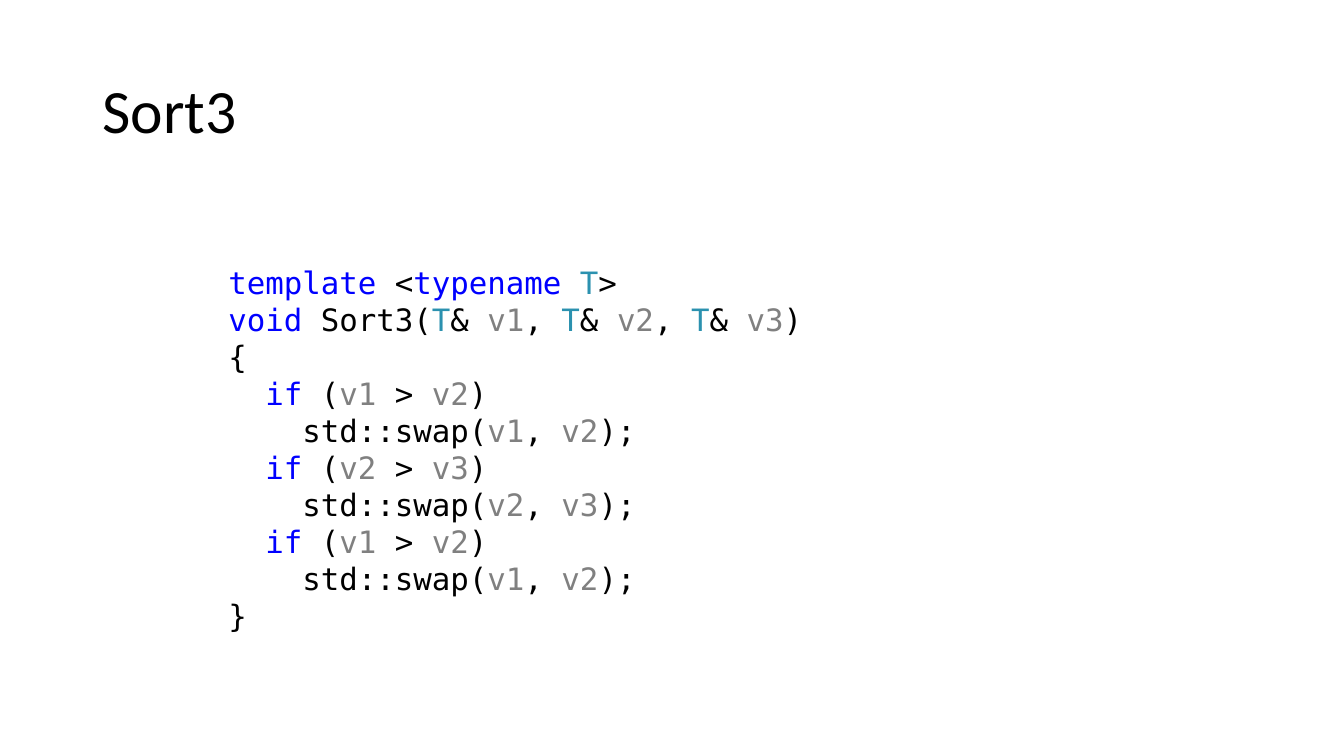
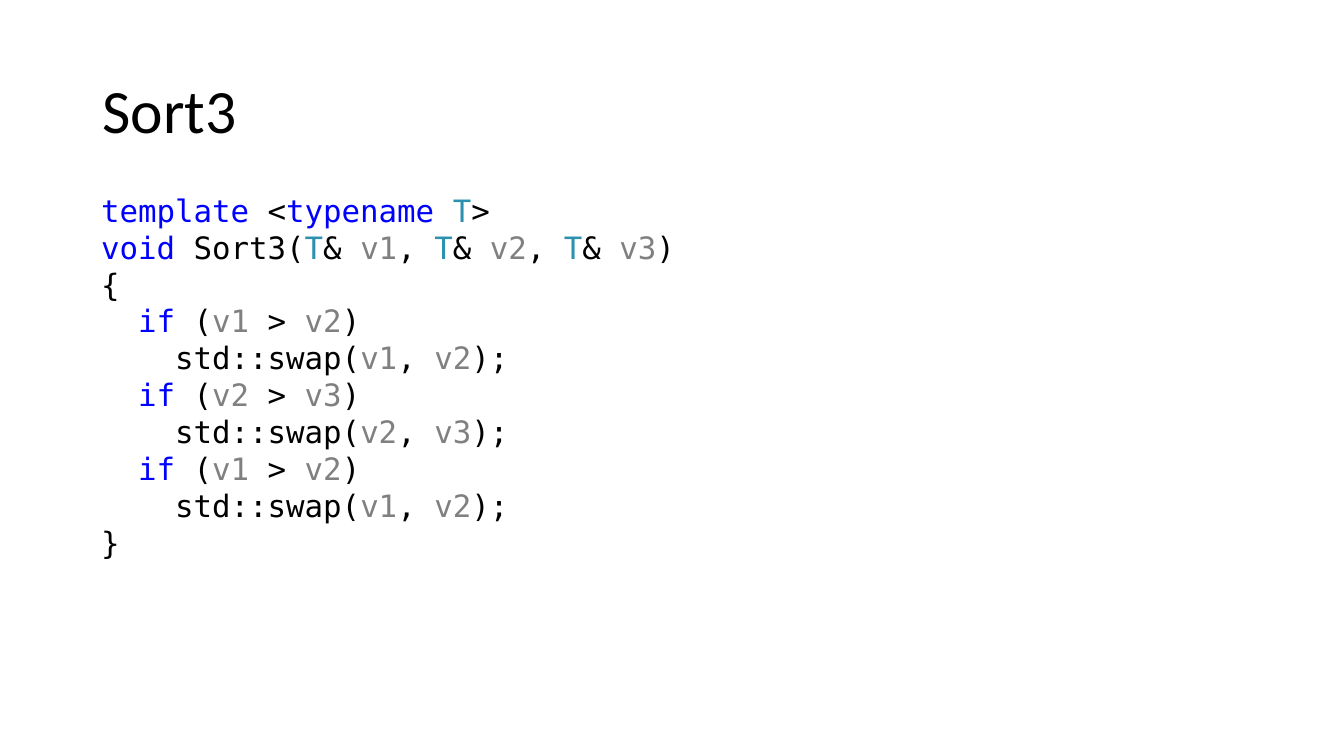
Before and after one commit to alexey-malov/oop, a slide deck: slide 7 of lectures/06/Обобщенное программирование, шаблоны.pptx (slide 12 before the commit). Drawn at 1344x756 pixels with LibreOffice and Linux fonts; fonts in the diff are those of the drawing. Boxes give left, top, right and bottom in pixels: in the first picture for what was removed or moved away, otherwise in the second. Text is boxed around its words. In the diff, an @@ line names an element or a change of style, - is before the commit and + after.

```diff
--- a/lectures/06/Обобщенное программирование, шаблоны.pptx
+++ b/lectures/06/Обобщенное программирование, шаблоны.pptx
@@ text "template <typename T>": place and size @@
-text "template <typename T>" at box(228, 270, 803, 597)
+text "template <typename T>" at box(101, 198, 675, 524)
```
Also in this commit, not shown: 8 other slides changed, 6 slides added, 17 slides removed, 1 other file.
